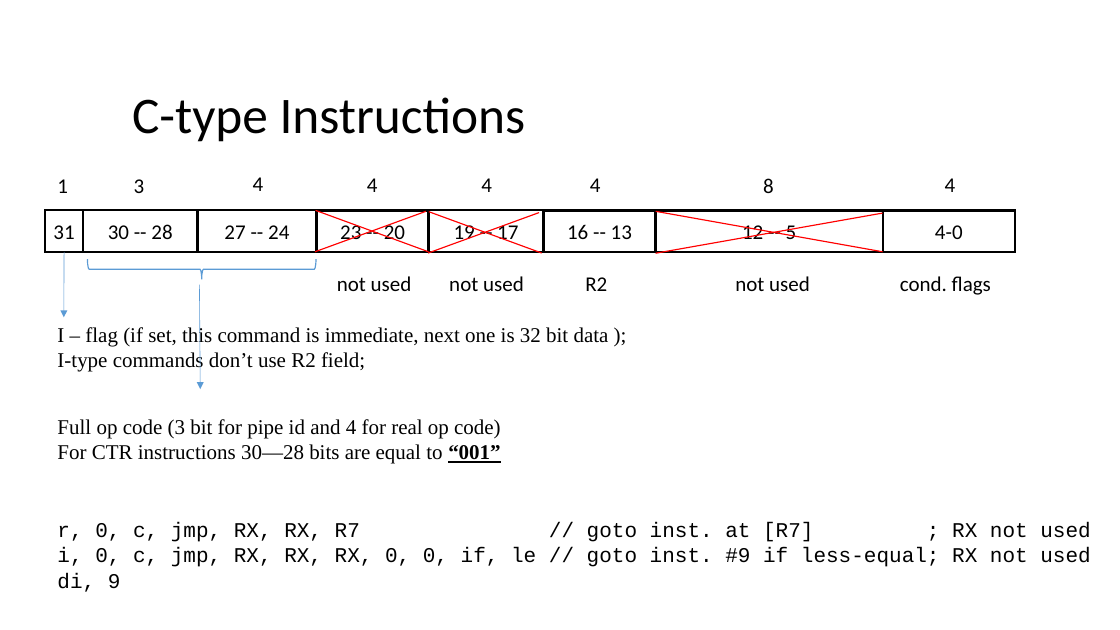
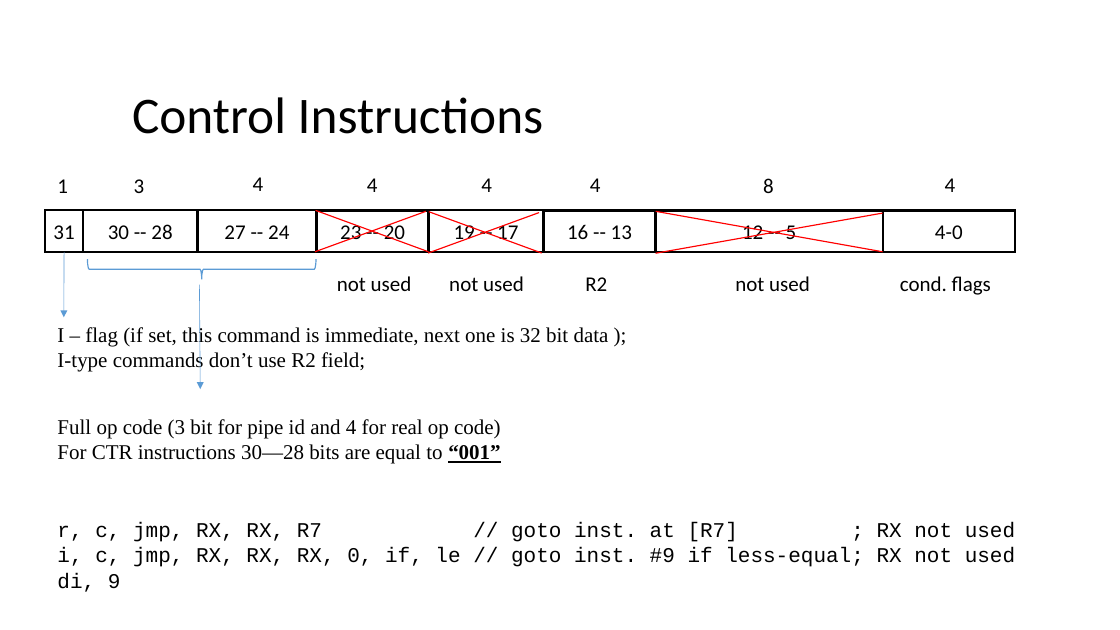
Before and after one commit to FROL256/argon-cpu, a slide deck: slide 4 of DOC/01_isa_encoding.pptx. Drawn at 1120x630 pixels with LibreOffice and Linux fonts; fonts in the diff are those of the drawing. Boxes give left, top, right and bottom in pixels: in the first picture for what was removed or moved away, otherwise in the second. Text is boxed around its words. In the diff, an @@ line names an element or a change of style, - is before the commit and + after.

Commit message:
edit doc

```diff
--- a/DOC/01_isa_encoding.pptx
+++ b/DOC/01_isa_encoding.pptx
@@ title at (132, 97, 544, 134): text changed @@
-C-type Instructions
+Control Instructions
@@ text at (57, 522, 1015, 567): text changed @@
-r, 0, c, jmp, RX, RX, R7 // goto inst. at [R7] ; RX not used
-i, 0, c, jmp, RX, RX, RX, 0, 0, if, le // goto inst. #9 if less-equal; RX not used
+r, c, jmp, RX, RX, R7 // goto inst. at [R7] ; RX not used
+i, c, jmp, RX, RX, RX, 0, if, le // goto inst. #9 if less-equal; RX not used
```
Also in this commit, not shown: 2 other slides changed.
